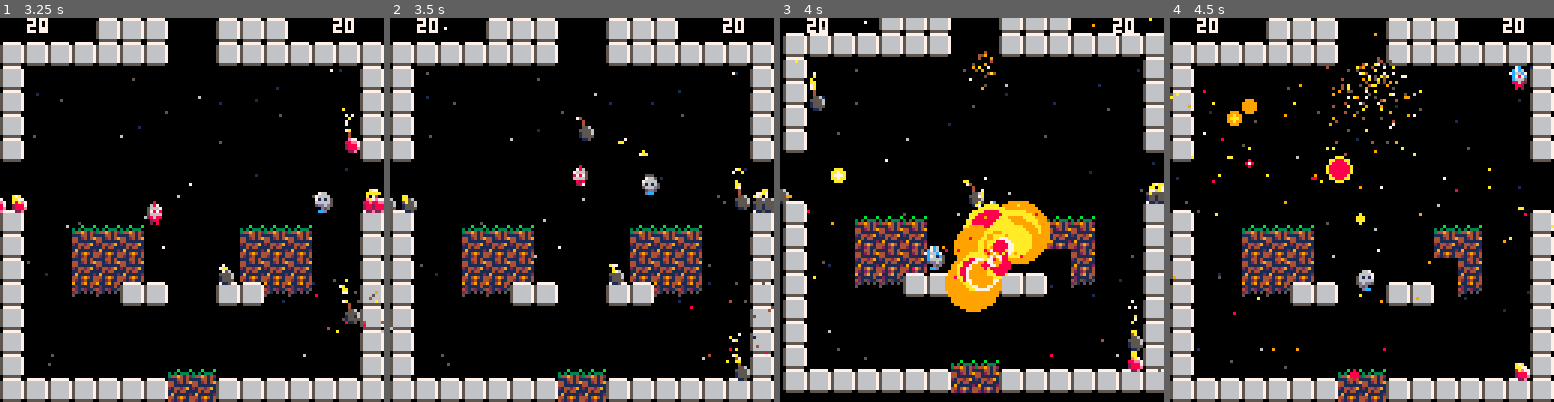
Above: before the commit, frames 1-4 (left to right).
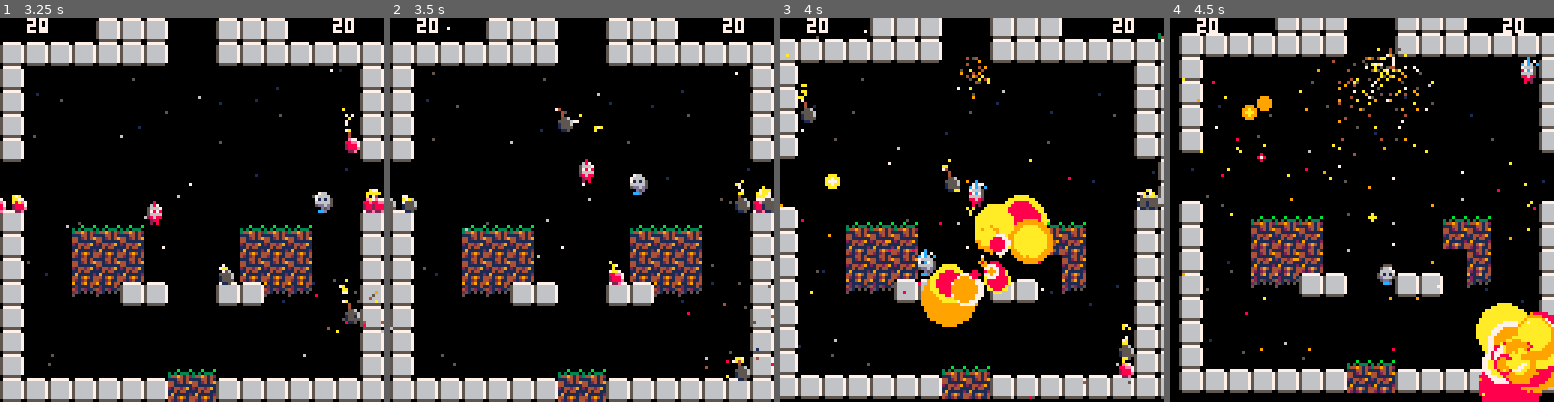
Above: after the commit, the same moments.

Repository: lkingsford/pico8-projects
Game: PICO-8 cartridge plat1.p8
Two runs of this game, one before a commit and one after it. Both use one fixed random seed, a clock stepped at 60 frames per second and the inputs below.
Inputs:
- Up to frame 1 (3.25 s): tap X (X key) at 0.33, 1.07, 1.85, 2.97 s; tap O (Z key) at 0.7, 1.7, 2.1, 2.5, 2.9 s; hold Right 1.6-2.1 s; hold Up 2.15-2.42 s; hold Right 2.47-3.03 s; hold Left from 3.08 s (still down)
- Up to frame 2 (3.5 s): keep holding Left; tap O (Z key) at 3.3 s
- Up to frame 3 (4 s): release Left at 3.58 s; hold Down 3.63-3.97 s; tap O (Z key) at 3.7 s
- Up to frame 4 (4.5 s): hold Right from 4.02 s (still down); tap X (X key) at 4.08 s; tap O (Z key) at 4.1 s

Frame 1 is identical in both runs. In frame 2, 2.1% of the frame differs, in the area x 3-100%, y 2-94%; in frame 3, 33%; in frame 4, 35%, in the area x 0-100%, y 0-100%.

Commit message:
Remove a bunch of debug info

Diff:
--- a/plat1.p8
+++ b/plat1.p8
@@ -6,7 +6,7 @@
 
 function _init()
 	consts()
-	debug_id = 0 --printh
+--	debug_id = 0 --printh
 	_init_menu()
 	menuitem(1, "menu", _init_menu)
 end
@@ -620,13 +620,10 @@
 end
 
 function new_actor(sprite, logic, draw_logic)
-	debug_id += 1 --printh
-	printh("CREATE " .. debug_id)
-	printh(trace())
-	printh("--------")
+--	debug_id += 1 --printh
 	return {
 		type = "",
-		id = debug_id, --printh
+--		id = debug_id, --printh
 		sprite = sprite,
 		sprite_0 = sprite,
 		logic = logic or none,
@@ -813,7 +810,6 @@
 end
 
 function ai(actor)
-	printh("----------")
 	if game_over then return end
 	local goals = {}
 
@@ -824,10 +820,7 @@
 
 	for a in all(actors) do
 		if a != actor and not a.player then
-			printh("Getting stat for following actor (" .. a.type .. ") [" .. a.id .."]")
 			local s = a.ai_stat(actor, a)
-			printh("Stat is follows")
-			debug.print(s)
 			add(goals, s)
 			local item_value = -1
 			if a.held_by then
@@ -847,8 +840,6 @@
 	mode_s = mode_ai(actor)
 	add(goals, mode_s)
 
-	printh ("GOALS:")
-	debug.print(goals)
 
 	local H = get_human(actor)
 
@@ -891,13 +882,10 @@
 	local go_to
 	if S.goal == GOAL_PERSUE then
 		go_to = S.target or H
-		printh("Persue target at "..H.x..', '..H.y)
 	elseif S.goal == GOAL_RUN then
 		go_to = run_away_to(S.target)
-		printh("Run from "..S.target.x..', '..S.target.y..' to '..go_to.x..', '..go_to.y)
 	elseif S.goal == GOAL_ITEM then
 		go_to = S.target
-		printh("Item at "..S.target.x..', '..S.target.y .. " (".. S.target.type ..")")
 		if actor_distance(actor, S.target) < 5 then
 			if actor.holding != nil then
 				drop_item(actor)
@@ -930,19 +918,11 @@
 		-- Probably need to override.
 		-- TODO: Check if jumping into space where it is
 		-- Check if history is all in same situation
-		printh("Possible override required")
-		printh("Actor:")
-		debug.print(actor)
-		printh("go_to:")
-		debug.print(go_to)
 		for xy in all(actor.history) do
-			printh("Checking "..xy.x..','..xy.y)
 			if not (abs(actor.x - go_to.x) < 4 and abs(actor.y - go_to.y) > 8) then
-				printh("Skipping override due to history entry ".. debug.tsr(xy))
 				goto skip_override
 			end
 		end
-		printh("Creating override")
 		-- Default overrides are to see if we can jump, or see if there's a
 		-- destructable surface
 		actor.go_to_override = {
@@ -959,10 +939,8 @@
 		-- Stop the left-right cycle
 		if actor.x > go_to.x then
 			move(actor, LEFT)
-			printh("Move left")
 		else
 			move(actor, RIGHT)
-			printh("Move right")
 		end
 	end
 
@@ -989,26 +967,18 @@
 
 	if actor.next_jump_allowed then
 		actor.next_jump_allowed -= 1
-	printh("Next jump allowed is "..actor.next_jump_allowed )
 	end
 
 	if (actor.on_floor) then
-		 printh("On floor")
 	else
-		printh("In air")
-	end
-	printh("Actor.y is "..actor.y.. " go_to.y is ".. go_to.y)
-	printh("dy is "..actor.dy)
-	printh("jumps is "..actor.jumps)
+	end
 	if (not actor.next_jump_allowed or actor.next_jump_allowed <= 0) and actor.y > go_to.y and actor.on_floor then
-		printh("Jumping")
 		jump(actor)
 		actor.next_jump_allowed = rnd(AI_NEXT_JUMP_MAX - AI_NEXT_JUMP_MIN) + AI_NEXT_JUMP_MIN
 	end
 	-- Double jump if almost at zenith and need to go higher
 	if not actor.on_floor and actor.y > go_to.y and abs(actor.dy) < 0.2 and actor.jumps == 1 then
 		-- Technically, this just will fail if theres supposed to be a double jump
-		printh("Double jumping")
 		jump(actor)
 	end
 
@@ -1086,11 +1056,6 @@
 
 function should_horiz_fire(actor, weapon, dx)
 	-- TODO: Make this check
-	printh ("Should horiz fire")
-	printh("actor ")
-	debug.print(actor)
-	printh("weapon ")
-	debug.print(weapon)
 	if weapon.last_action > 15 and abs(get_human(actor).y - actor.y) < 16 then
 		return true
 	end
@@ -1341,9 +1306,6 @@
 
 function bomb_ai_stat(actor, bomb)
 	local S = basic_ai_stat()
-	printh("Bomb ai stat")
-	printh("bomb")
-	debug.print(bomb)
 	if actor_distance(actor, bomb) < (bomb.r * 12) then
 		S.goal = GOAL_RUN
 		S.target = bomb
@@ -1715,41 +1677,6 @@
 	else
 		teddy.last_beep = 0
 	end
-end
-
--->8
---Borrowed
-debug = {}
-function debug.tstr(t, indent, depth)
- depth = depth or 0
- if (depth > 3) return '...'
- indent = indent or 0
- local indentstr = ''
- for i=0,indent do
-  indentstr = indentstr .. ' '
- end
- local str = ''
- for k, v in pairs(t) do
-  if type(v) == 'table' then
-   str = str .. indentstr .. k .. '\n' .. debug.tstr(v, indent + 1, depth+1) .. '\n'
-  else
-   str = str .. indentstr .. tostr(k) .. ': ' .. tostr(v) .. '\n'
-  end
- end
-  str = sub(str, 1, -2)
- return str
-end
-function debug.print(...)
- printh("\n")
- for v in all{...} do
-  if type(v) == "table" then
-   printh(debug.tstr(v))
-  elseif type(v) == "nil" then
-    printh("nil")
-  else
-   printh(v)
-  end
- end
 end
 
 __gfx__
Not shown, changed: carts/plat1.p8.png
